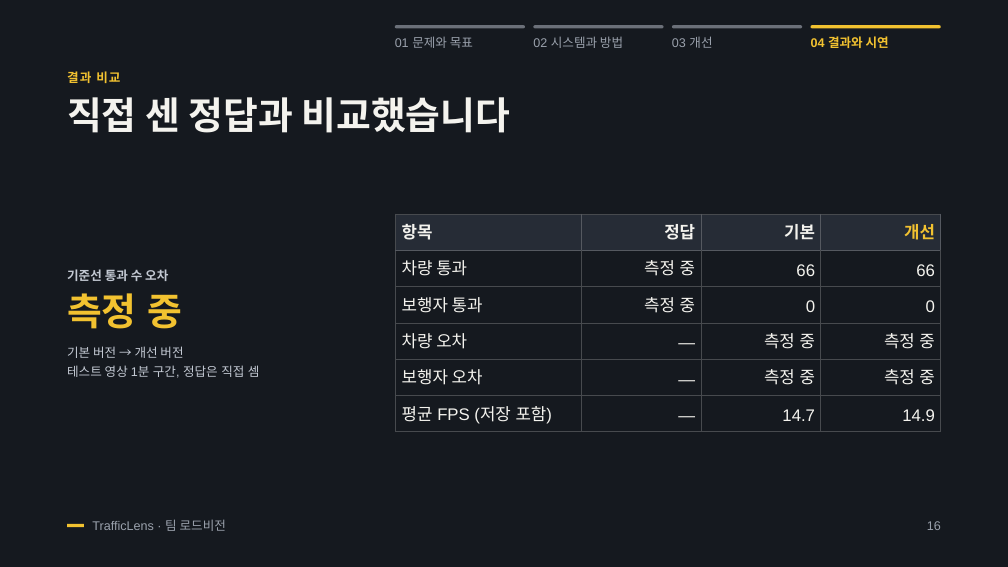
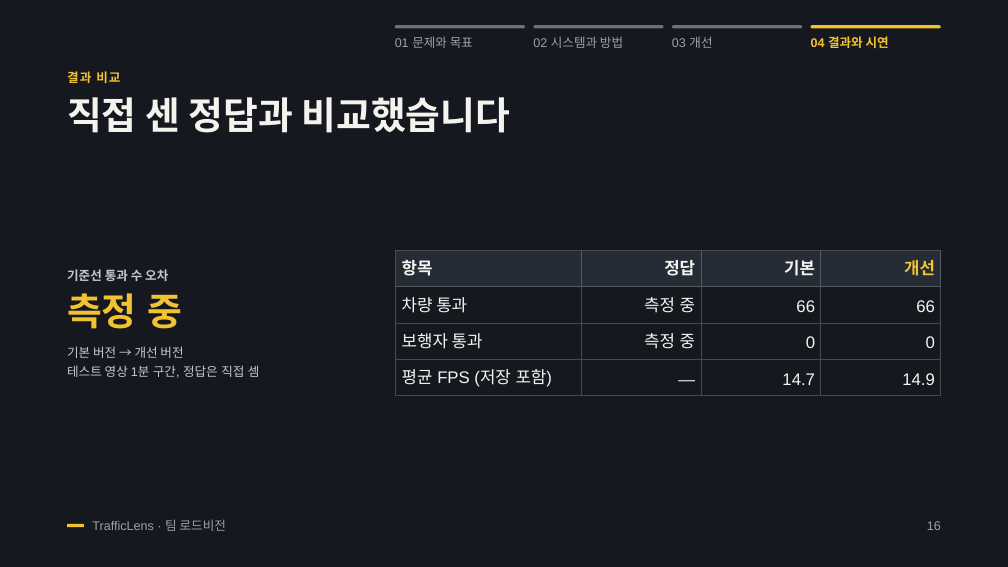
Before and after one commit to changkeunjang1/maxfinup, a slide deck: slide 16 of ledger/static/ledger/projects/trafficlens/files/TrafficLens_slides.pptx. Drawn at 1008x567 pixels with LibreOffice and Linux fonts; fonts in the diff are those of the drawing. Boxes give left, top, right and bottom in pixels: in the first picture for what was removed or moved away, otherwise in the second. Text is boxed around its words. In the diff, an @@ line names an element or a change of style, - is before the commit and + after.

```diff
--- a/ledger/static/ledger/projects/trafficlens/files/TrafficLens_slides.pptx
+++ b/ledger/static/ledger/projects/trafficlens/files/TrafficLens_slides.pptx
@@ table at [396,250,942,468] @@
-row 4: 차량 오차 | — | 측정 중 | 측정 중
-row 5: 보행자 오차 | — | 측정 중 | 측정 중
@@ table: place and size @@
-table at [396,214,942,432]
+table at [396,250,942,468]
```
Also in this commit, not shown: 2 other files.
